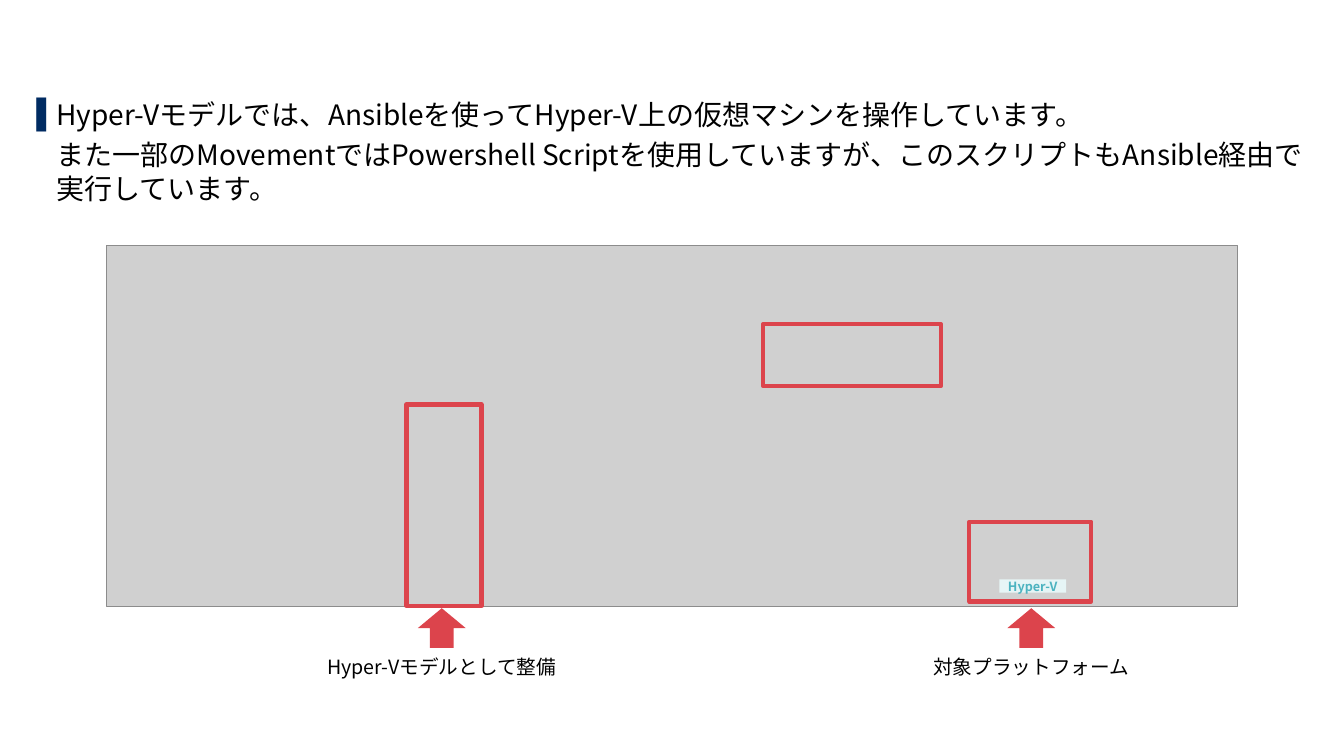
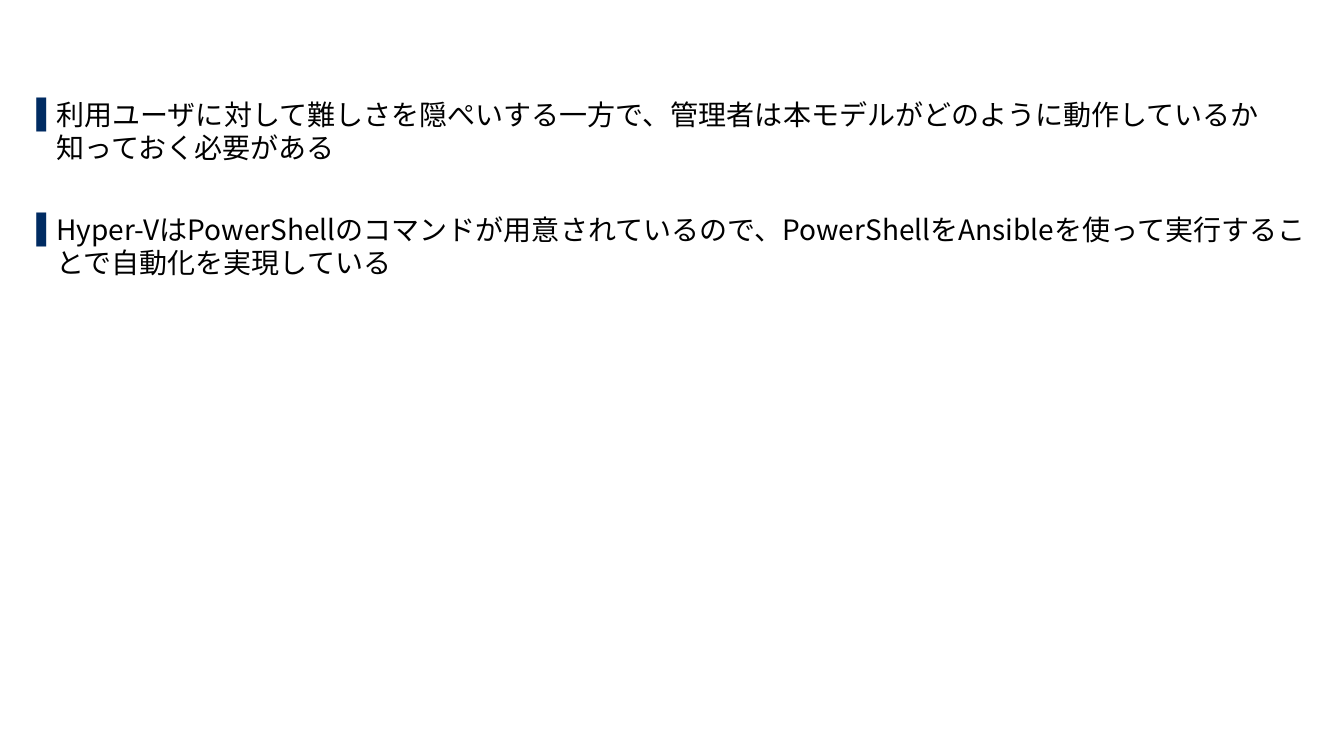
Before and after one commit to exastro-suite/SettingSamples-ITA-HyperV, a slide deck: slide 6 of docs/setting-samples-hyperv-overview_ja.pptx. Drawn at 1344x756 pixels with LibreOffice and Linux fonts; fonts in the diff are those of the drawing; grey boxes stand for pictures; background and template pictures are left out. Boxes give left, top, right and bottom in pixels: in the first picture for what was removed or moved away, otherwise in the second. Text is boxed around its words. In the diff, an @@ line names an element or a change of style, - is before the commit and + after.

```diff
--- a/docs/setting-samples-hyperv-overview_ja.pptx
+++ b/docs/setting-samples-hyperv-overview_ja.pptx
@@ text at bbox=[56, 101, 1305, 247]: text changed @@
-▌ Hyper-Vモデルでは、Ansibleを使ってHyper-V上の仮想マシンを操作しています。
-また一部のMovementではPowershell Scriptを使用していますが、このスクリプトもAnsible経由で実行しています。
+▌ 利用ユーザに対して難しさを隠ぺいする一方で、管理者は本モデルがどのように動作しているか知っておく必要がある
+▌ Hyper-VはPowerShellのコマンドが用意されているので、PowerShellをAnsibleを使って実行することで自動化を実現している
@@ group removed at bbox=[106, 245, 1238, 606]: 4 rectangles, 1 picture @@
-Hyper-V
@@ right arrow removed at bbox=[418, 608, 466, 647] @@
@@ right arrow removed at bbox=[1007, 608, 1055, 647] @@
@@ text removed at bbox=[327, 657, 556, 679] @@
-Hyper-Vモデルとして整備
@@ text removed at bbox=[933, 657, 1129, 676] @@
-対象プラットフォーム
```
Also in this commit, not shown: 10 other slides changed, 1 other file.
